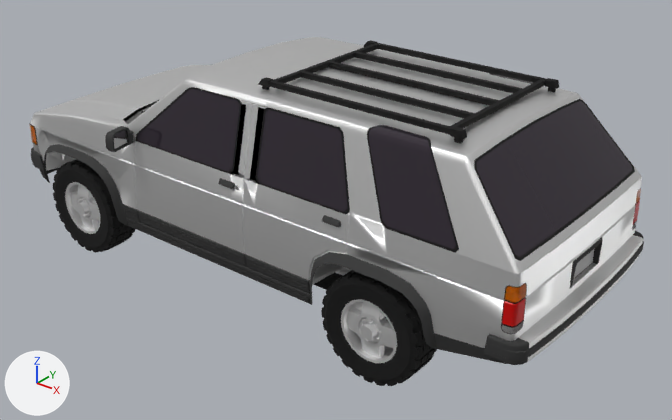
What one commit did to the FBX model Assets/Models/Game/Cars/Car2.fbx.
Before and after are seen from a camera (50 mm lens) standing at (1.25, -6.42, 3.13) and looking at (-2.16, -2.15, 0.49). The axes (+X, +Y, +Z) are drawn at lower left. The lights are the same throughout. Where no turn or scale is listed for an object, it has been applied to the vertices. Vertices at the same position are counted once.

Objects in the first picture: 'Car2'.
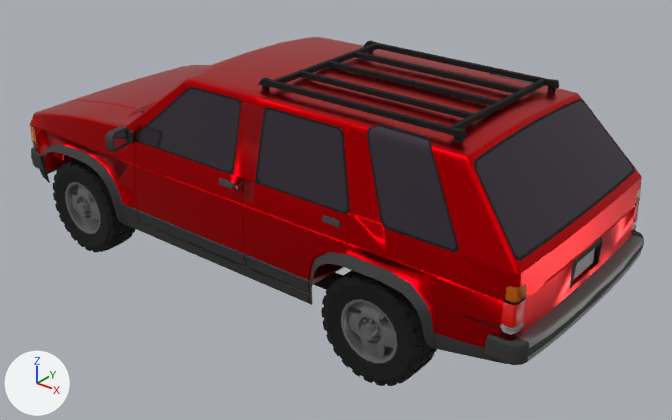
Where the newer file only moved an object's origin or applied its transform, the numbers keep the older frame.

Location of each change, (x1, y1, x2, y2) in pixels of the pictures (672 x 420 px):
'Car2', recoloured, surface changed, reshaped (grey to red): (29, 37, 644, 386) in both
part 1 of me_cube_015, deleted: before (146, 100, 351, 275)
part 2 of me_cube_015, cut back: before (29, 40, 644, 386); after (123, 113, 633, 369)
part 3 of me_cube_015, recoloured: (65, 182, 643, 362) in both

Patch to the scene script:
```diff
--- a/Assets/Models/Game/Cars/Car2.fbx.py
+++ b/Assets/Models/Game/Cars/Car2.fbx.py
@@ mat_paint_2 @@
 mat_paint_2 = principled_material('Paint 2')
-mat_paint_2.base_color = (0.8, 0.8, 0.8)  # white #e7e7e7
+mat_paint_2.base_color = (0.761, 0.0, 0.00368)  # red #e2000c
 mat_paint_2.metallic = 1.0
+mat_paint_2.roughness = 0.3
@@ mat_ring_metal @@
+mat_ring_metal = principled_material('ring metal')
+mat_ring_metal.base_color = (0.218, 0.218, 0.218)  # grey #818181
+mat_ring_metal.metallic = 0.605
@@ me_cube_015 @@
 # used by ob_car2; location = (-2.253, -2.182, -0.016)
-me_cube_015.from_pydata(...)  # 23164 vertices, 21156 faces; spans x -2.2..1.91, y -0.94..0.94, z -0.01..1.51
+me_cube_015.from_pydata(...)  # 13690 vertices, 12254 faces; spans x -2.2..1.91, y -0.94..0.94, z -0.01..1.51
+# me_cube_015 part 1: 106 loose pieces with 6886 vertices, spanning x -2.04..1.76, y -0.65..0.64, z 0.26..1.06, are deleted
+# me_cube_015 part 2: 191 vertices moved within x -2.18..1.9, y -0.78..0.78, z 0.1..1.08; 2588 vertices removed from x -2.2..1.91, y -0.81..0.81, z 0.04..1.51
+# me_cube_015 part 3: 1336 faces spanning x -2.19..1.9, y -0.79..0.79, z 0.14..0.8 switch from mat_metal_2 (white #e7e7e7) to mat_ring_metal (grey #818181)
 me_cube_015.materials.append(mat_black)
@@ me_cube_015 @@
 me_cube_015.materials.append(mat_orange_glass)
-me_cube_015.materials.append(mat_blue)  # blue #0053e7
-me_cube_015.materials.append(mat_tan)  # beige #fffcba
-me_cube_015.materials.append(mat_red)  # red #ce2200
```
